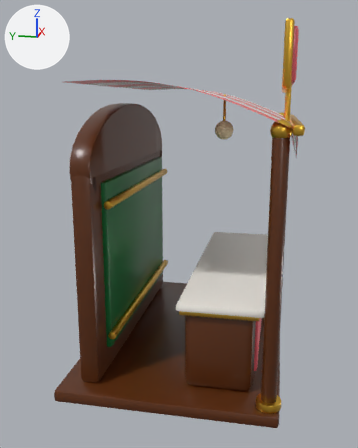
A saved change to the FBX model blender/export/CueShop.fbx.
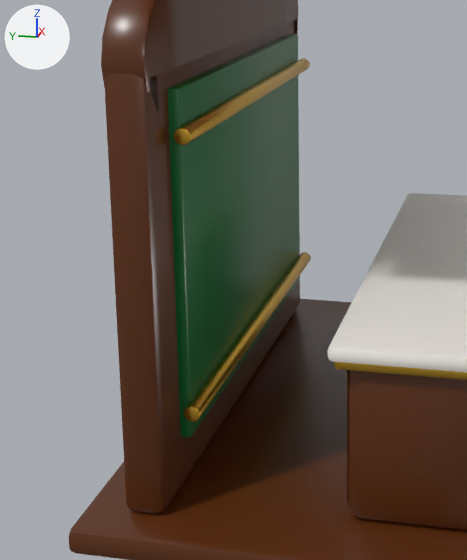
There are two pictures of each version: one whole from a camera (50 mm lens) standing at (-21.63, -3.15, 11.07) and looking at (-0.4, 1.09, 5.76), one close up on the part from 6% to 67% of the width and 31% to 90% of the height. The lights are fixed; the arrows at upper left show +X, +Y and +Z. The older version's two pictures come first. Vertices at exactly the same position are counted once.

The first close-up shows 'CueShop'.
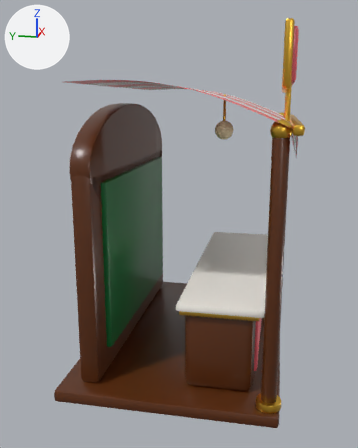
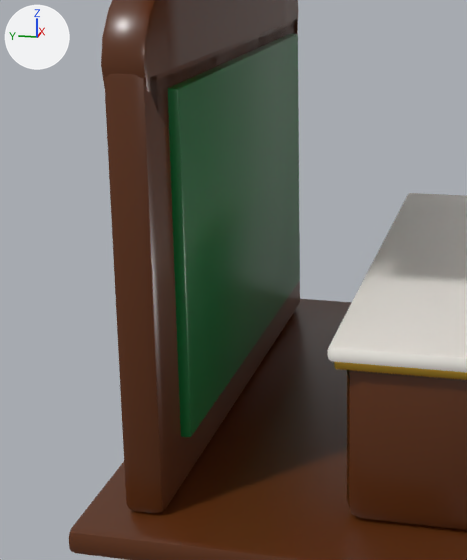
The change, as a diff of the scene's bpy script:
```diff
--- a/blender/export/CueShop.fbx.py
+++ b/blender/export/CueShop.fbx.py
@@ me_cube @@
 # used by ob_cueshop; location = (0.0, 0.0, 0.0)
-me_cube.from_pydata(...)  # 2165 vertices, 4152 faces; spans x -6.2..6.2, y -3.88..4.8, z 0.0..13.7
+me_cube.from_pydata(...)  # 1829 vertices, 3488 faces; spans x -6.2..6.2, y -3.88..4.8, z 0.0..13.7
+# me_cube part 1: the loose piece of 168 vertices spanning x -4.7..4.7, y 2.74..3.06, z 2.04..2.36 is deleted
+# me_cube part 2: the loose piece of 168 vertices spanning x -4.7..4.7, y 2.74..3.06, z 7.24..7.56 is deleted
 me_cube.materials.append(mat_wood)
```

What differs and where, as boxes [x1, y1, x2, y2] in the close-ups (467 x 560 px):
part 1 of me_cube, deleted
    before: [184, 252, 311, 422]
part 2 of me_cube, deleted
    before: [174, 58, 310, 145]
